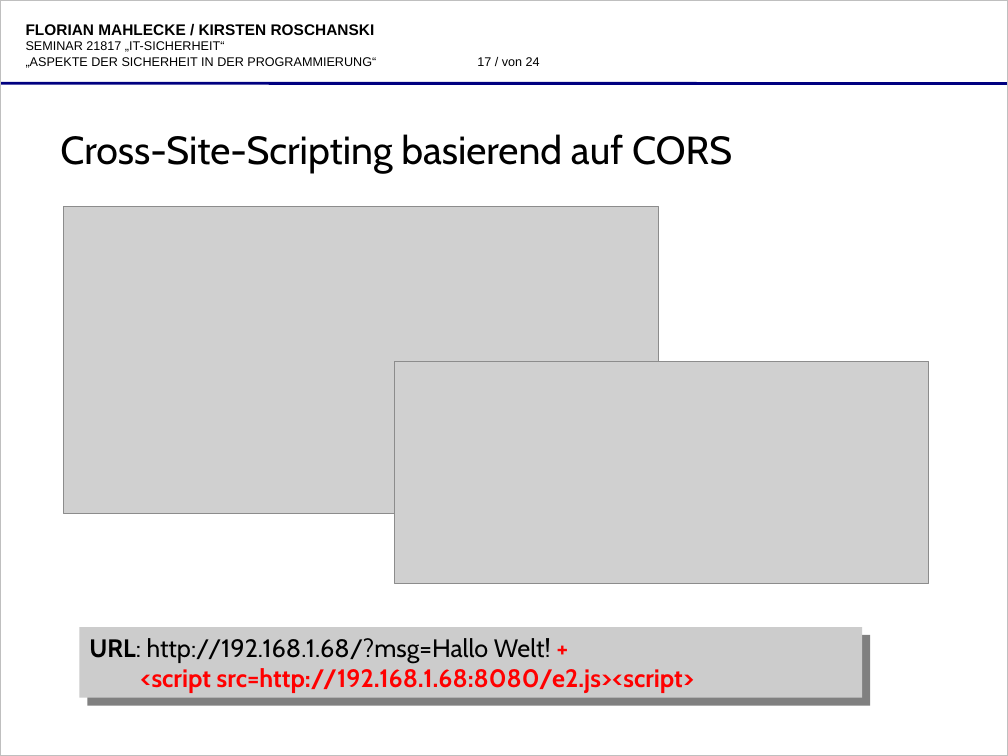
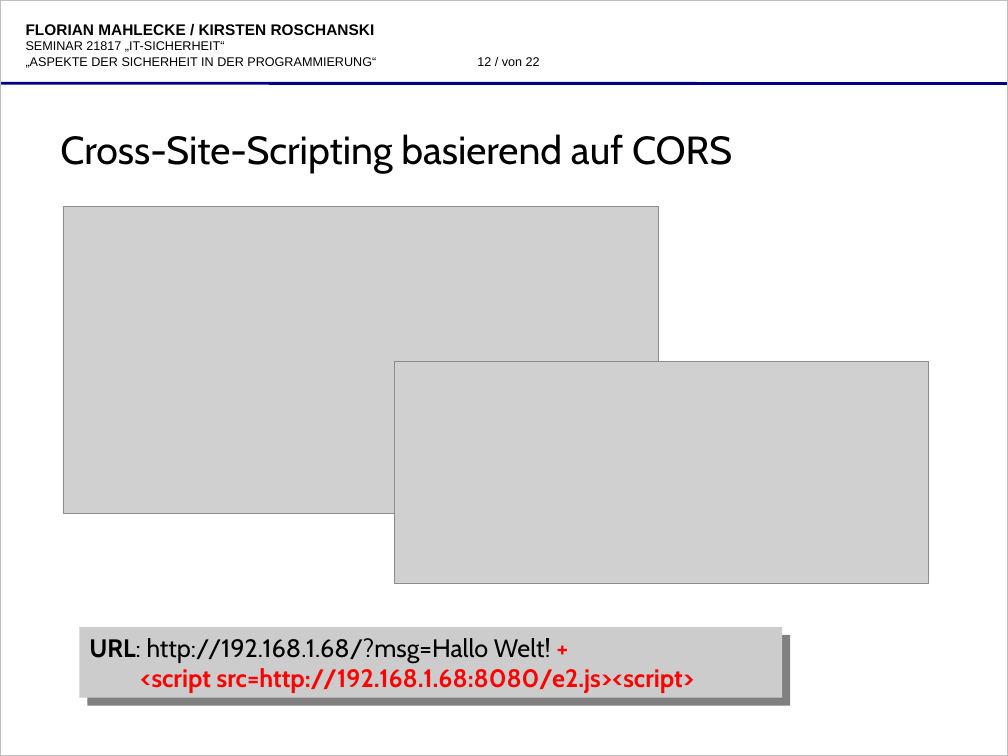
Before and after one commit to katgirl/FernUni, a slide deck: slide 12 of praesentation/21817-folien-9053522,8632014-roschanski,mahlecke-aspekte_der_sicheren_programmierung.odp (slide 17 before the commit). Drawn at 1008x756 pixels with LibreOffice and Linux fonts; fonts in the diff are those of the drawing; grey boxes stand for pictures; background and template pictures are left out. Boxes give left, top, right and bottom in pixels: in the first picture for what was removed or moved away, otherwise in the second. Text is boxed around its words. In the diff, an @@ line names an element or a change of style, - is before the commit and + after.

```diff
--- a/praesentation/21817-folien-9053522,8632014-roschanski,mahlecke-aspekte_der_sicheren_programmierung.odp
+++ b/praesentation/21817-folien-9053522,8632014-roschanski,mahlecke-aspekte_der_sicheren_programmierung.odp
@@ page number at box(477, 57, 540, 66): text changed @@
-17 / von 24
+12 / von 22
@@ rectangle "URL: http://192.168.1.68/?msg=Hallo Welt! + <script ...": place and size @@
-rectangle "URL: http://192.168.1.68/?msg=Hallo Welt! + <script ..." at box(80, 627, 863, 698)
+rectangle "URL: http://192.168.1.68/?msg=Hallo Welt! + <script ..." at box(80, 627, 782, 698)
```
Also in this commit, not shown: 9 other slides changed, 4 slides added.
